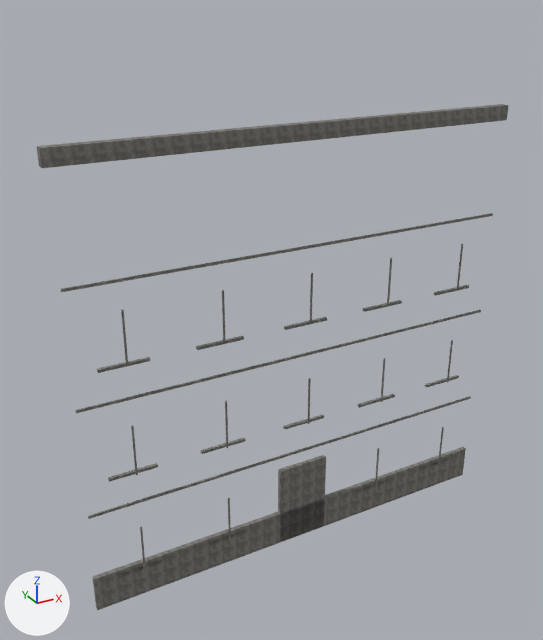
A saved change to the OBJ model resources/blender/zombie_street/Street_BlockR2_Trim.obj.
The view is the same before and after, from a camera (50 mm lens) standing at (-9.98, -16.13, 15.01) and looking at (-0.84, 0.48, 6.71). Every picture has the same lights, and +X, +Y and +Z are marked at lower left. The first picture is the older version. Where no turn or scale is listed for an object, it has been applied to the vertices.

The older version as bpy lines, for what is in view:
```python
me_street_blockr2_trim = bpy.data.meshes.new('Street_BlockR2_Trim')
me_street_blockr2_trim.from_pydata(...)  # 272 vertices, 408 faces; spans x -6.6..6.6, y -0.22..0.26, z -0.61..12.0
me_street_blockr2_trim.materials.append(mat_trimstone)  # picture img_trimstone_png
ob_street_blockr2_trim = bpy.data.objects.new('Street_BlockR2_Trim', me_street_blockr2_trim)
ob_street_blockr2_trim.location = (0.0, 0.0, 0.0)
```
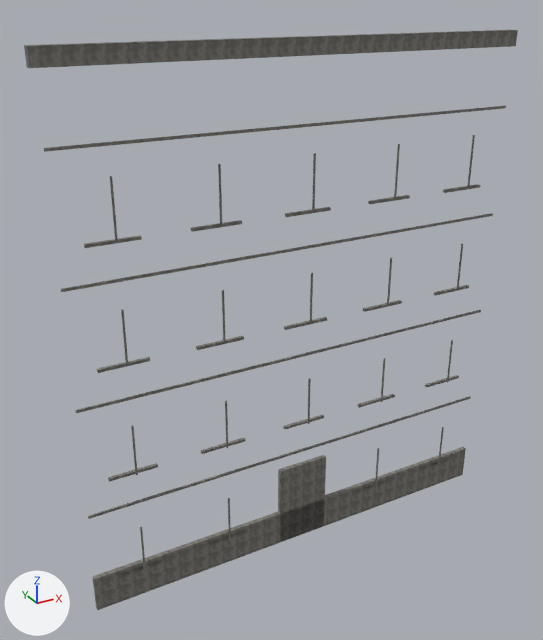
Changed parts and their boxes (x1, y1, x2, y2) in the pictures (543 x 640 px; the box of a moved part takes in the faces that stretch with it):
'Street_BlockR2_Trim', reshaped (15% taller): before (37, 104, 509, 610); after (24, 30, 518, 610)
part 1 of me_street_blockr2_trim, moved or reshaped: before (37, 104, 509, 168); after (24, 30, 518, 68)
part 2 of me_street_blockr2_trim, added: after (44, 106, 506, 152)
part 3 of me_street_blockr2_trim, added: after (84, 235, 142, 248)
part 4 of me_street_blockr2_trim, added: after (110, 176, 118, 241)
part 5 of me_street_blockr2_trim, added: after (191, 220, 242, 232)
part 6 of me_street_blockr2_trim, added: after (218, 164, 222, 226)
part 7 of me_street_blockr2_trim, added: after (285, 207, 331, 217)
part 8 of me_street_blockr2_trim, added: after (312, 153, 316, 211)
part 9 of me_street_blockr2_trim, added: after (368, 195, 410, 204)
part 10 of me_street_blockr2_trim, added: after (394, 144, 400, 199)
part 11 of me_street_blockr2_trim, added: after (443, 184, 480, 193)
part 12 of me_street_blockr2_trim, added: after (467, 135, 475, 188)

The edits, one by one:
me_street_blockr2_trim is used by ob_street_blockr2_trim; location (0.0, 0.0, 0.0).
me_street_blockr2_trim had 272 vertices, 408 faces and spanned x -6.6..6.6, y -0.22..0.26, z -0.61..12.0.
me_street_blockr2_trim now has 360 vertices, 540 faces and spans x -6.6..6.6, y -0.22..0.26, z -0.61..14.0.
me_street_blockr2_trim part 1: the loose piece of 8 vertices spanning x -6.6..6.6, y 0.0..0.26, z 11.58..12.0 is moved by (0.0, 0.0, 2.0).
me_street_blockr2_trim part 2: a new loose piece, a box spanning x -6.5..6.5, y 0.0..0.05, z 11.92..11.99, in mat_trimstone (picture img_trimstone_png).
me_street_blockr2_trim part 3: a new loose piece, a box spanning x -5.865..-4.535, y 0.0..0.09, z 9.71..9.79, in mat_trimstone (picture img_trimstone_png).
me_street_blockr2_trim part 4: a new loose piece, a box spanning x -5.225..-5.175, y -0.225..-0.195, z 9.83..11.3, in mat_trimstone (picture img_trimstone_png).
me_street_blockr2_trim part 5: a new loose piece, a box spanning x -3.265..-1.935, y 0.0..0.09, z 9.71..9.79, in mat_trimstone (picture img_trimstone_png).
me_street_blockr2_trim part 6: a new loose piece, a box spanning x -2.625..-2.575, y -0.225..-0.195, z 9.83..11.3, in mat_trimstone (picture img_trimstone_png).
me_street_blockr2_trim part 7: a new loose piece, a box spanning x -0.665..0.665, y 0.0..0.09, z 9.71..9.79, in mat_trimstone (picture img_trimstone_png).
me_street_blockr2_trim part 8: a new loose piece, a box spanning x -0.025..0.025, y -0.225..-0.195, z 9.83..11.3, in mat_trimstone (picture img_trimstone_png).
me_street_blockr2_trim part 9: a new loose piece, a box spanning x 1.935..3.265, y 0.0..0.09, z 9.71..9.79, in mat_trimstone (picture img_trimstone_png).
me_street_blockr2_trim part 10: a new loose piece, a box spanning x 2.575..2.625, y -0.225..-0.195, z 9.83..11.3, in mat_trimstone (picture img_trimstone_png).
me_street_blockr2_trim part 11: a new loose piece, a box spanning x 4.535..5.865, y 0.0..0.09, z 9.71..9.79, in mat_trimstone (picture img_trimstone_png).
me_street_blockr2_trim part 12: a new loose piece, a box spanning x 5.175..5.225, y -0.225..-0.195, z 9.83..11.3, in mat_trimstone (picture img_trimstone_png).
